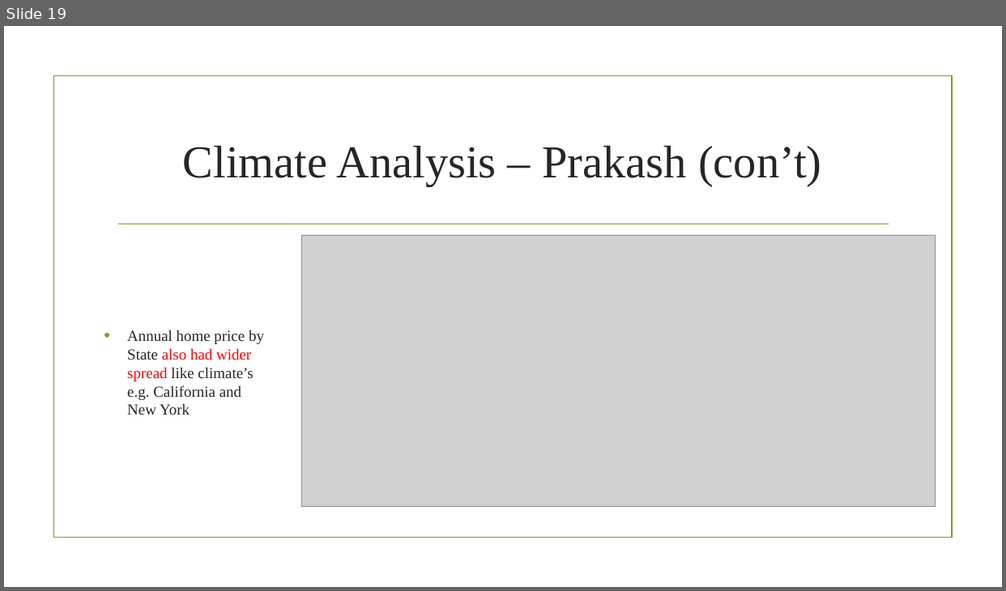
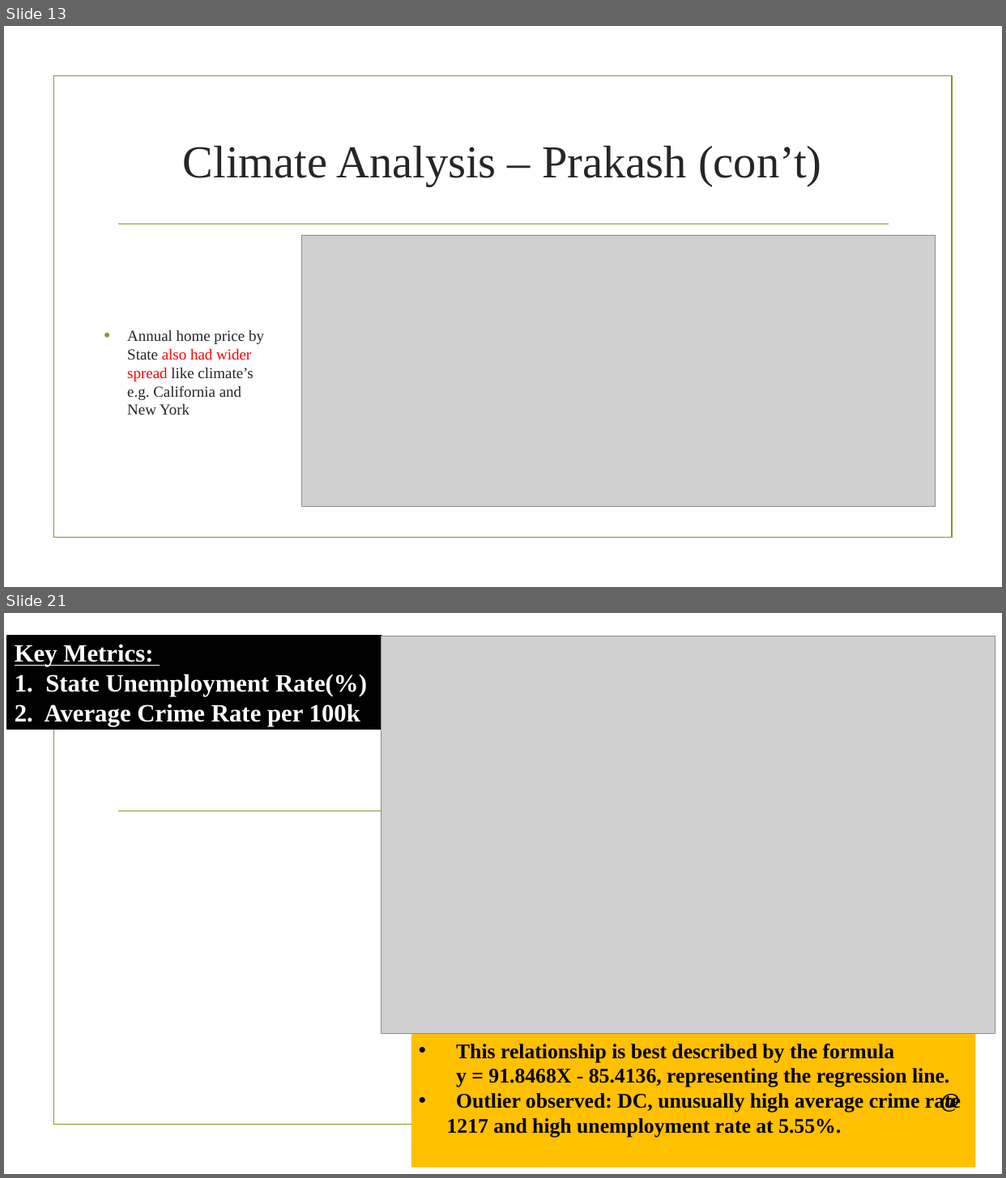
Before and after one commit to prakashbalasubramaniam/The_Incredible_Quad, a slide deck: Working_Presentation.pptx. Shown one above the other, each under a label of ours: slide 19 before the commit, slides 13 and 21 after it; the slides between them are not shown. The pictures are 1006x591 and 1006x1178 pixels, drawn with LibreOffice and Linux fonts; fonts in the diff are those of the drawing; grey boxes stand for pictures; background and template pictures are left out. Boxes give left, top, right and bottom in pixels: in the first picture for what was removed or moved away, otherwise in the second. Text is boxed around its words. In the diff, an @@ line names an element or a change of style, - is before the commit and + after.

Commit message:
Update Working_Presentation with conclusion and BestStateChoice2018.pptx

```diff
--- a/Working_Presentation.pptx
+++ b/Working_Presentation.pptx
@@ slide 21 added at bbox=[4, 613, 1002, 1174], background picture (left out); not listed: 2 template elements that a slide beside it also shows @@
@@ title added at bbox=[7, 636, 381, 728], fill #000000, outline #000000 1.25 pt, 24 pt, text #FFFFFF, bold @@
+Key Metrics:
+1. State Unemployment Rate(%)
+2. Average Crime Rate per 100k
@@ picture added at bbox=[381, 636, 996, 1033] @@
@@ rectangle added at bbox=[411, 1034, 976, 1168], fill #FFC000, 20 pt, text #000000, bold @@
+• This relationship is best described by the formula
+y = 91.8468X - 85.4136, representing the regression line.
+• Outlier observed: DC, unusually high average crime rate @ 1217 and high unemployment rate at 5.55%.
@@ what was slide 19 is now slide 13 @@
```
Also in this commit, not shown: 5 slides changed, 9 other slides added, 3 slides removed, 1 other file.
